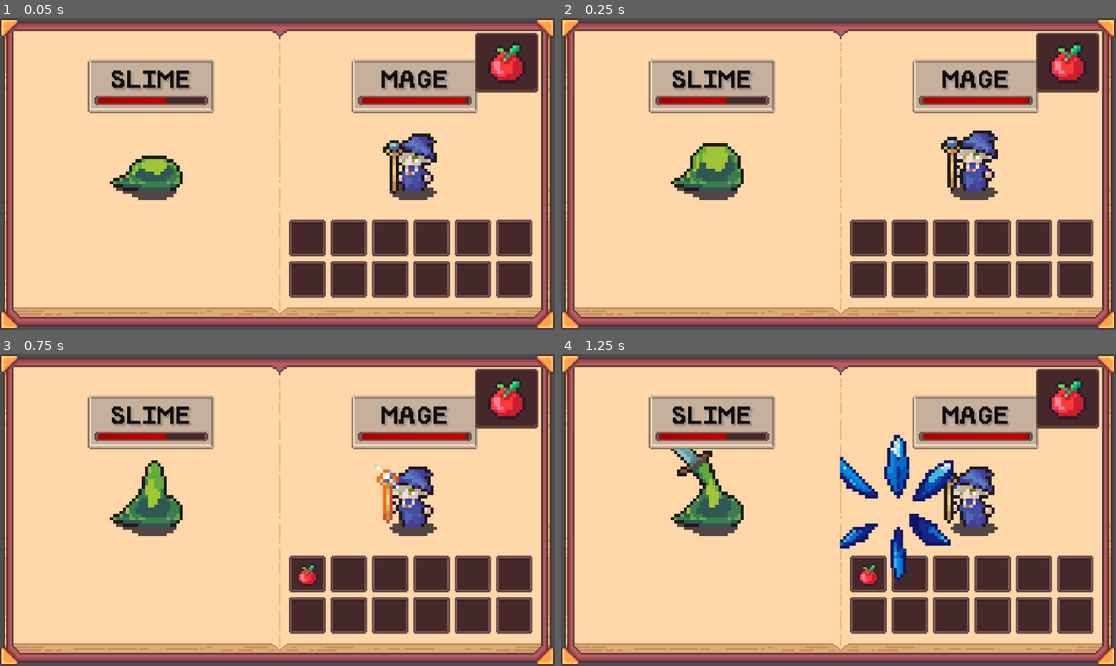
Above: before the commit, frames 1-4 (two rows, left to right).
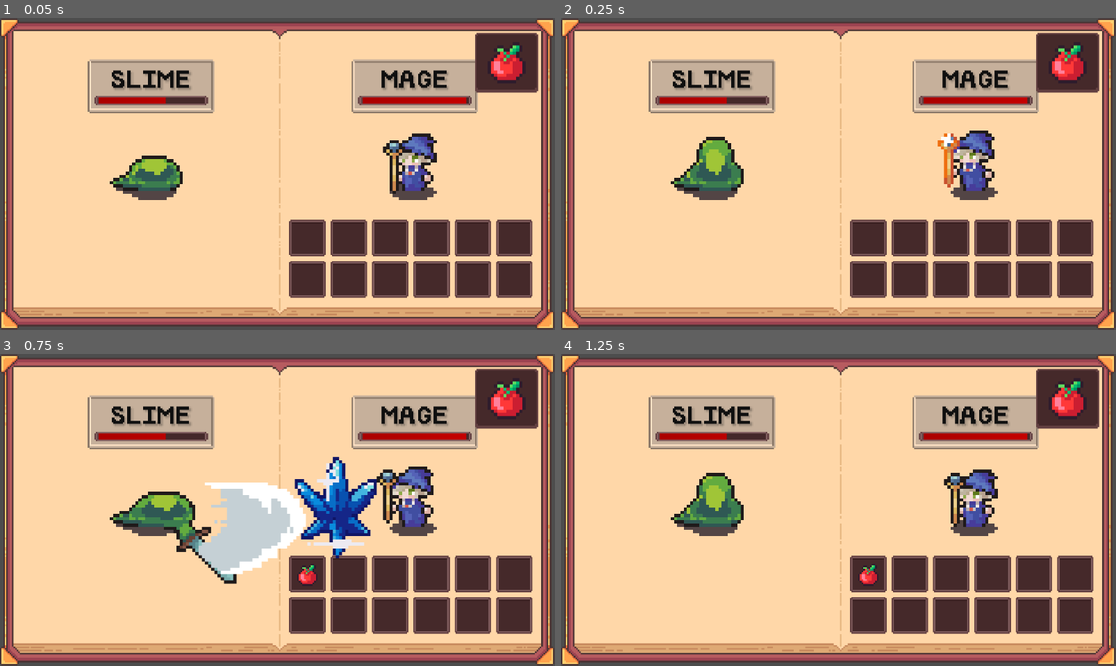
Above: after the commit, the same moments.

Repository: Blortlett/GodotIdle
Game: Godot game, scene res://Scenes/GuiNode.tscn
The game is run twice, just before and just after one commit, with the same random seed, the same clock (stepped at 60 frames per second) and the same inputs.
Inputs (mouse positions are in pixels of both pictures, inside the frame that each line leads up to):
- Up to frame 1 (0.05 s): no input
- Up to frame 2 (0.25 s): no input
- Up to frame 3 (0.75 s): click (505, 397) at 0.5 s
- Up to frame 4 (1.25 s): no input

Frame 1 is identical in both runs. In frame 2, 1.4% of the frame differs, in the area x 23-79%, y 36-56%; in frame 3, 8.4%, in the area x 22-72%, y 32-74%; in frame 4, 4.6%.

Commit message:
Characters now swap back to idle after attack

Diff:
--- a/Character/Sprites/BadGuys/sprfSlime.tres
+++ b/Character/Sprites/BadGuys/sprfSlime.tres
@@ -119,9 +119,9 @@
 "duration": 1.0,
 "texture": SubResource("AtlasTexture_flf7u")
 }],
-"loop": true,
+"loop": false,
 "name": &"Attack1",
-"speed": 5.0
+"speed": 12.0
 }, {
 "frames": [{
 "duration": 1.0,
@@ -160,9 +160,9 @@
 "duration": 1.0,
 "texture": SubResource("AtlasTexture_h00lo")
 }],
-"loop": true,
+"loop": false,
 "name": &"Attack2",
-"speed": 5.0
+"speed": 12.0
 }, {
 "frames": [{
 "duration": 1.0,
@@ -185,5 +185,5 @@
 }],
 "loop": true,
 "name": &"Idle",
-"speed": 5.0
+"speed": 12.0
 }]
--- a/Character/Sprites/GoodGuys/sprfMage.tres
+++ b/Character/Sprites/GoodGuys/sprfMage.tres
@@ -147,9 +147,9 @@
 "duration": 1.0,
 "texture": SubResource("AtlasTexture_npv4q")
 }],
-"loop": true,
+"loop": false,
 "name": &"Attack1",
-"speed": 5.0
+"speed": 12.0
 }, {
 "frames": [{
 "duration": 1.0,
@@ -188,9 +188,9 @@
 "duration": 1.0,
 "texture": SubResource("AtlasTexture_jw8pu")
 }],
-"loop": true,
+"loop": false,
 "name": &"Attack2",
-"speed": 5.0
+"speed": 12.0
 }, {
 "frames": [{
 "duration": 1.0,
@@ -213,5 +213,5 @@
 }],
 "loop": true,
 "name": &"Idle",
-"speed": 5.0
+"speed": 12.0
 }]
--- a/Character/UI/scrCharacterDisplayUI.gd
+++ b/Character/UI/scrCharacterDisplayUI.gd
@@ -13,6 +13,7 @@
 @export var IsPlayerDisplay: bool;
 
 func _ready() -> void:
+	DisplaySprite.animation_finished.connect(SwapToIdleAnimation);
 	# if player display, flip it to face enemy character
 	if (IsPlayerDisplay):
 		DisplaySprite.scale.x = -2;
@@ -37,3 +38,6 @@
 
 func StopAnimation():
 	DisplaySprite.pause();
+
+func SwapToIdleAnimation():
+	DisplaySprite.play("Idle");
--- a/UI/ActionUI/nActionUI.tscn
+++ b/UI/ActionUI/nActionUI.tscn
@@ -49,7 +49,7 @@
 texture_filter = 1
 scale = Vector2(2, 2)
 sprite_frames = ExtResource("1_qg7yw")
-animation = &"Idle"
+animation = &"Attack2"
 autoplay = "Idle"
 
 [node name="CreatureInfoDisplay" type="Control" parent="."]
